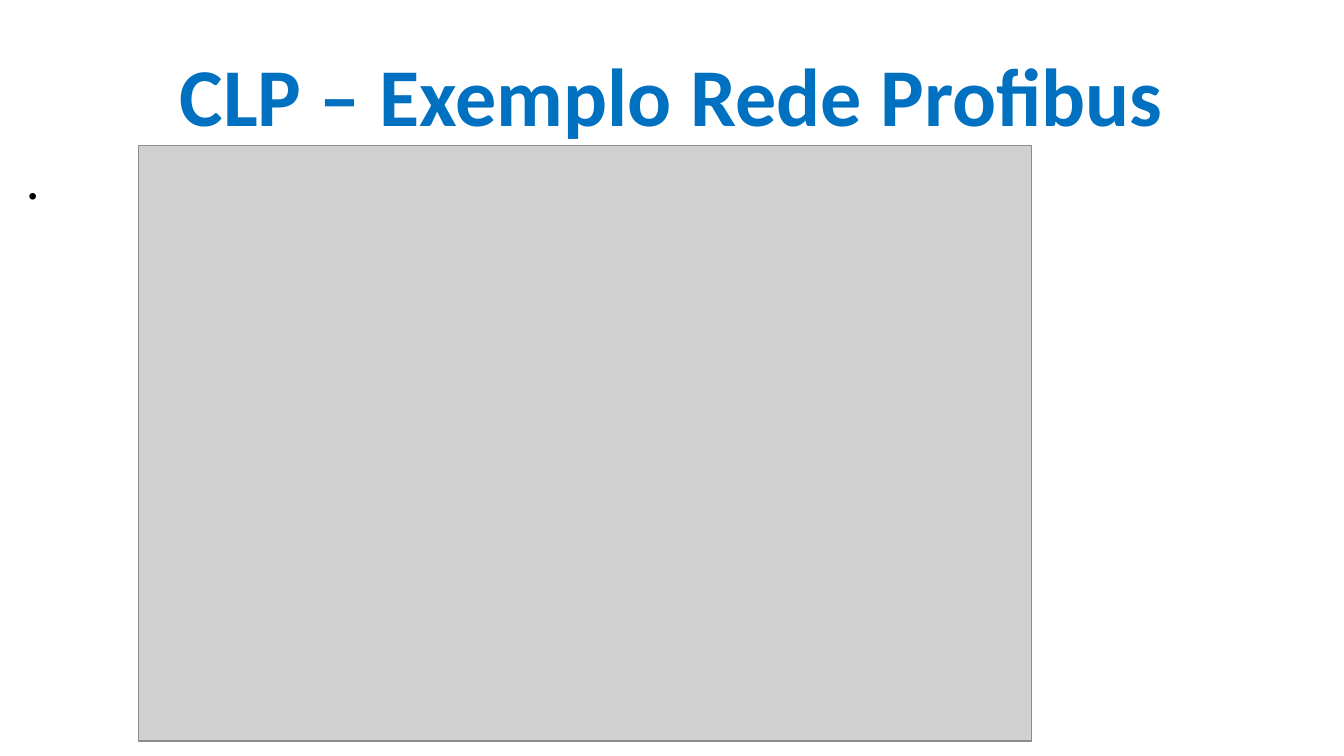
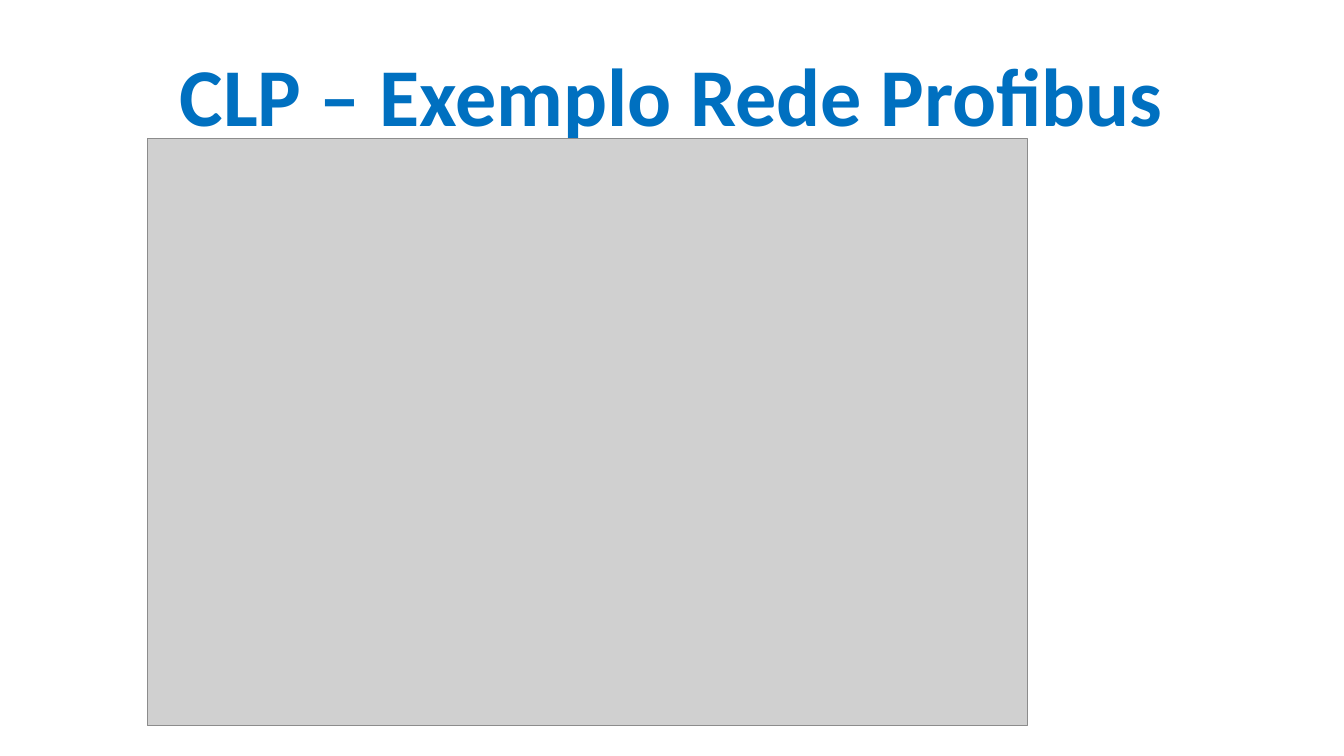
Before and after one commit to CloudEducationBrazil/WydenUniRuyControladoresLogicosProgCLP, a slide deck: slide 19 of 01 Classes/Aula7 - CLP - Redes Industriais PROFIBUS.pptx. Drawn at 1344x756 pixels with LibreOffice and Linux fonts; fonts in the diff are those of the drawing; grey boxes stand for pictures; background and template pictures are left out. Boxes give left, top, right and bottom in pixels: in the first picture for what was removed or moved away, otherwise in the second. Text is boxed around its words. In the diff, an @@ line names an element or a change of style, - is before the commit and + after.

```diff
--- a/01 Classes/Aula7 - CLP - Redes Industriais PROFIBUS.pptx
+++ b/01 Classes/Aula7 - CLP - Redes Industriais PROFIBUS.pptx
@@ picture: place and size @@
-picture at (138, 145, 1032, 741)
+picture at (148, 138, 1028, 726)
@@ text removed at (22, 152, 1324, 739) @@
-.
```
Also in this commit, not shown: 2 other files.
